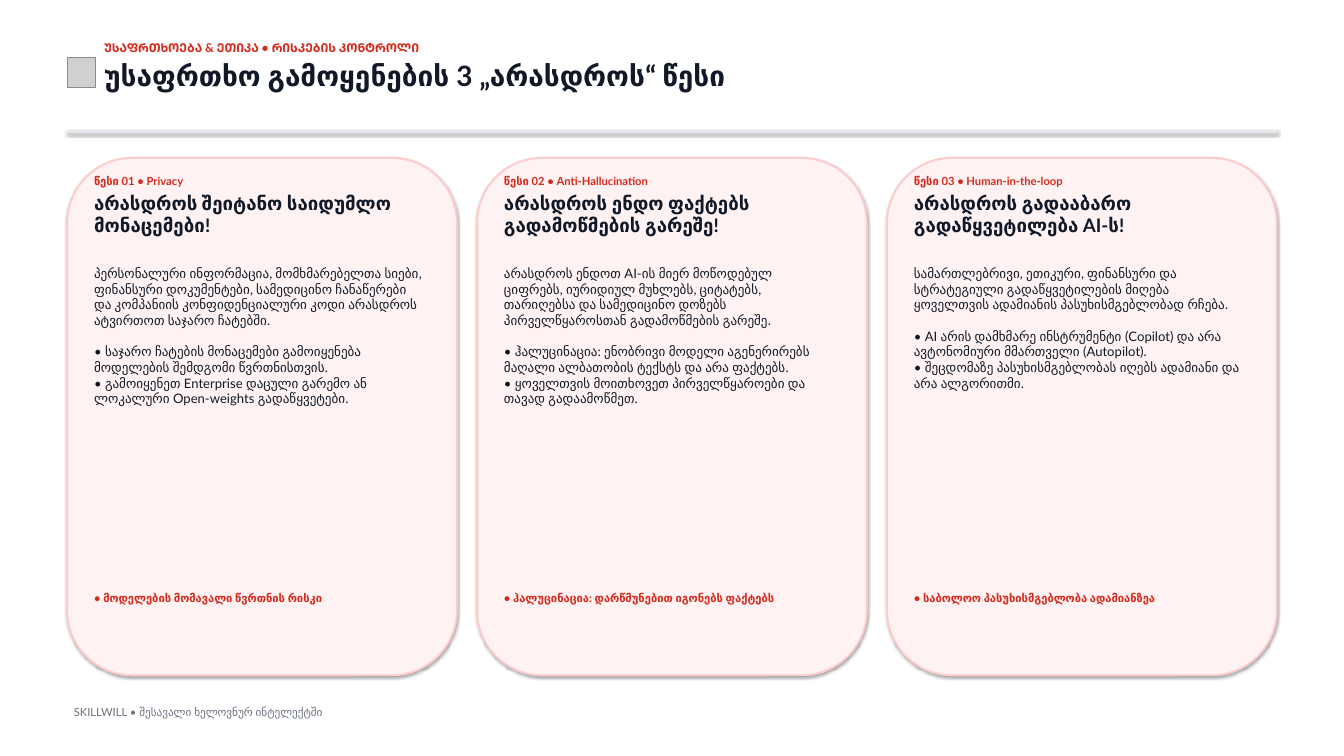
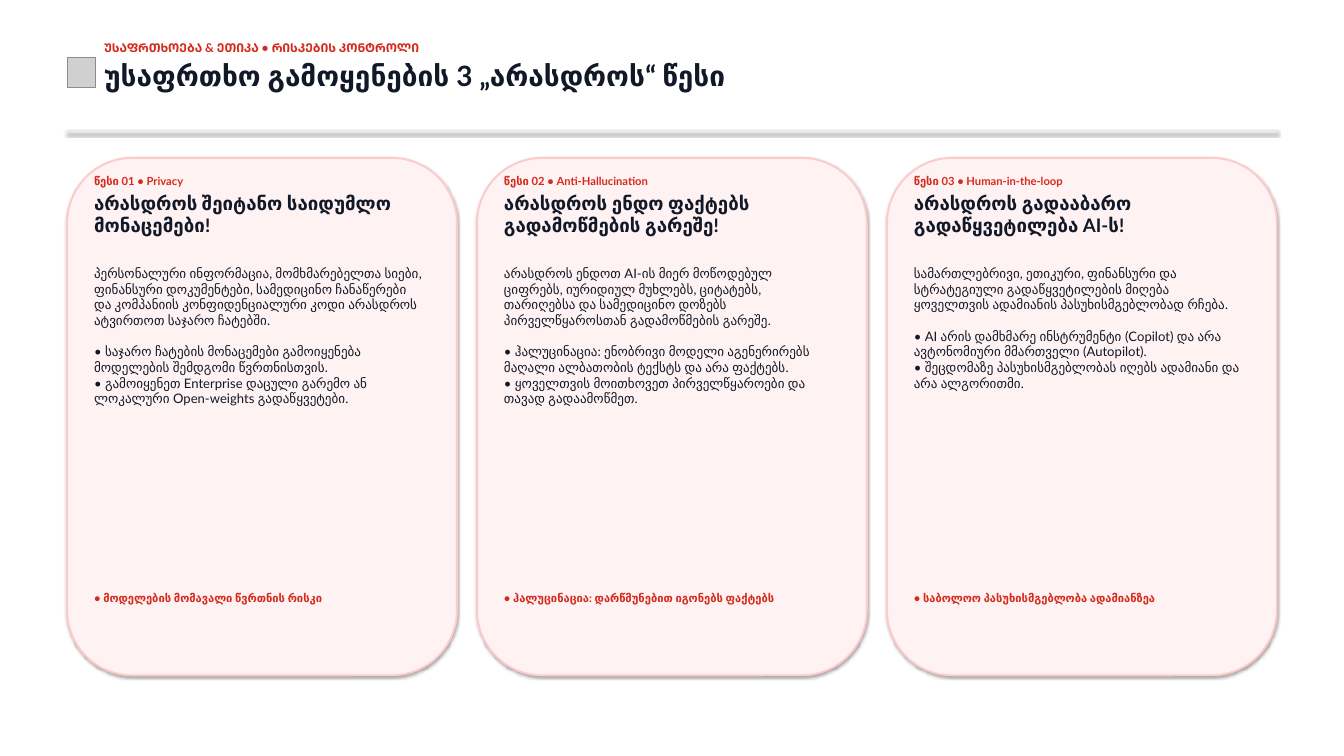
Before and after one commit to ShotaMart/skillwill-ai-curriculum, a slide deck: slide 6 of Skillwill_მოდული5_ლექცია1_პრეზენტაცია_ნიმუში.pptx. Drawn at 1344x756 pixels with LibreOffice and Linux fonts; fonts in the diff are those of the drawing; grey boxes stand for pictures. Boxes give left, top, right and bottom in pixels: in the first picture for what was removed or moved away, otherwise in the second. Text is boxed around its words. In the diff, an @@ line names an element or a change of style, - is before the commit and + after.

```diff
--- a/Skillwill_მოდული5_ლექცია1_პრეზენტაცია_ნიმუში.pptx
+++ b/Skillwill_მოდული5_ლექცია1_პრეზენტაცია_ნიმუში.pptx
@@ text removed at (74,707,323,719) @@
-SKILLWILL • შესავალი ხელოვნურ ინტელექტში
```
Also in this commit, not shown: 7 other slides changed, 3 other files.
